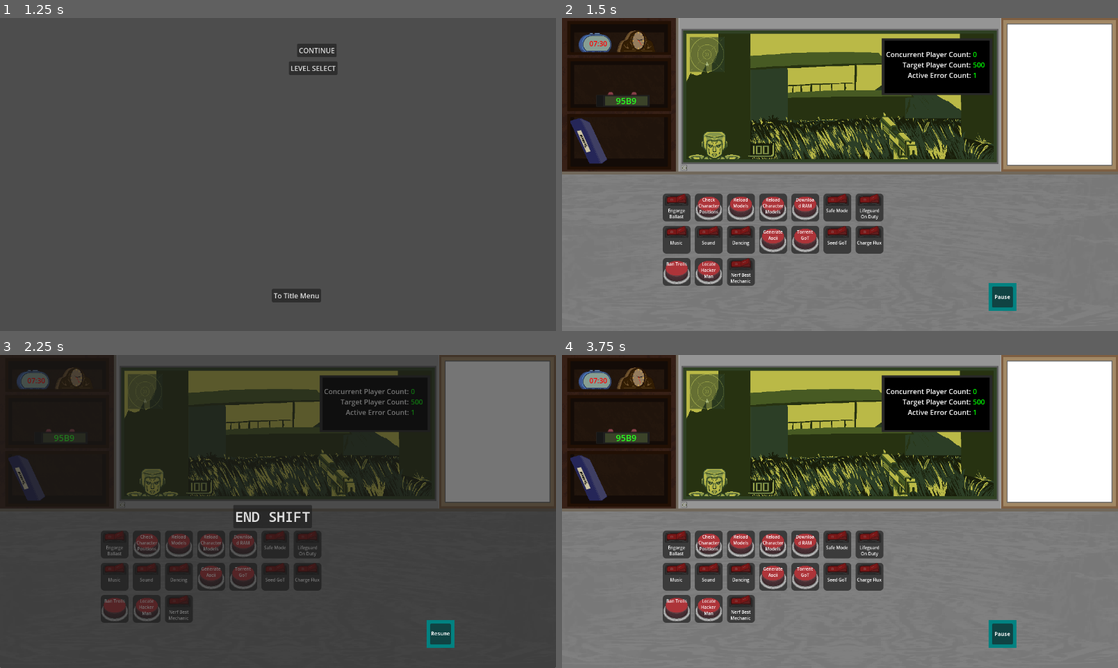
Above: before the commit, frames 1-4 (two rows, left to right).
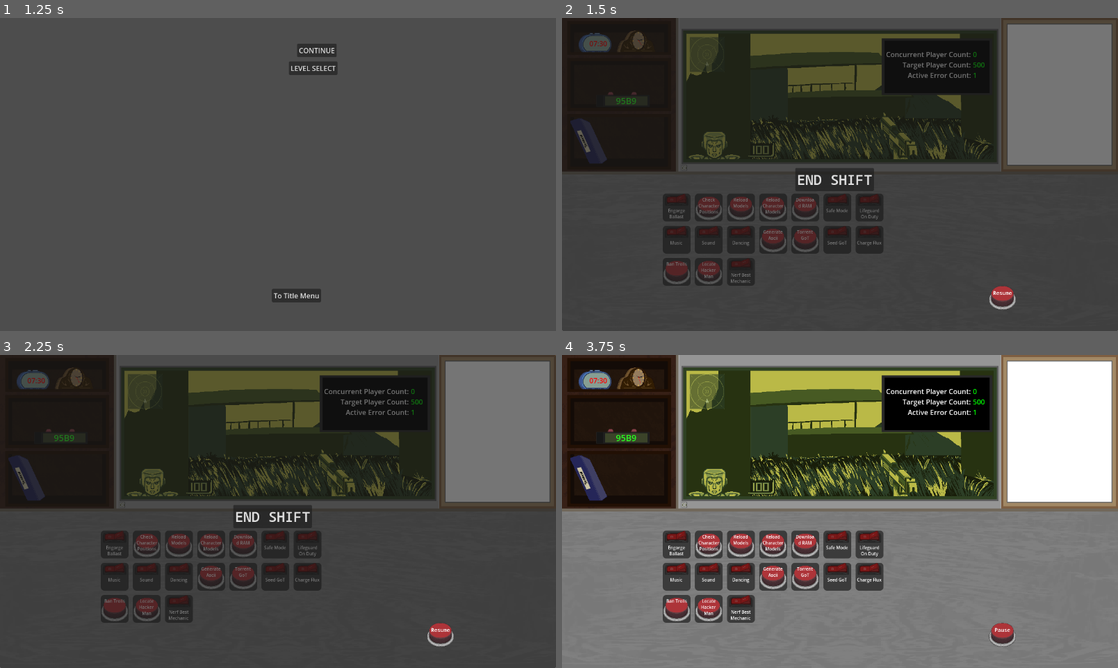
Above: after the commit, the same moments.

Repository: Carth501/team-ferret
Game: Godot game, scene res://scenes/main_menu.tscn
Same seed, same stepped clock (60 frames per second), same inputs: the game is played once before the commit and once after it. Sound files missing from this copy of the repository are replaced by a short silence.
Inputs (mouse positions are in pixels of both pictures, inside the frame that each line leads up to):
- Up to frame 1 (1.25 s): click "NEW GAME" at 0.5 s
- Up to frame 2 (1.5 s): click "CONTINUE" at 1.25 s
- Up to frame 3 (2.25 s): click (439, 633) at 2 s, where only the run before the commit has a clickable "[center]Pause[center]"
- Up to frame 4 (3.75 s): click (706, 545) at 2.77 s; click (1001, 633) at 3.5 s, where only the run before the commit has a clickable "[center]Resume[center]"

Frame 1 is identical in both runs. In frame 2, 71% of the frame differs, in the area x 0-100%, y 0-100%; in frame 3, 0.4%; in frame 4, 0.4%.

Commit message:
Add button textures to resume/pause

Diff:
--- a/scenes/cubicle.tscn
+++ b/scenes/cubicle.tscn
@@ -13,6 +13,8 @@
 [ext_resource type="PackedScene" uid="uid://df8c2ke4hukg1" path="res://scenes/cpc_calculator.tscn" id="7_dldy6"]
 [ext_resource type="Texture2D" uid="uid://u3cxigegidwc" path="res://assets/images/gun_frames/TS_Deagle_0000.png" id="9_h5isx"]
 [ext_resource type="Texture2D" uid="uid://iooyorr188rf" path="res://assets/images/gun_frames/TS_Deagle_0003.png" id="10_b2c4q"]
+[ext_resource type="Texture2D" uid="uid://dq86iwrmkc0io" path="res://assets/images/modules/button_up.png" id="10_g5vjq"]
+[ext_resource type="Texture2D" uid="uid://bv8m88nlesnui" path="res://assets/images/modules/button_pushed.png" id="11_clqwg"]
 [ext_resource type="Texture2D" uid="uid://c3lrx6patuean" path="res://assets/images/gun_frames/TS_Deagle_0004.png" id="11_jmrc1"]
 [ext_resource type="Texture2D" uid="uid://csk45deete1px" path="res://assets/images/gun_frames/TS_Deagle_0005.png" id="12_jcpxg"]
 [ext_resource type="Texture2D" uid="uid://dtj1h1hi3lx68" path="res://assets/images/gun_frames/TS_Deagle_0006.png" id="13_v23kw"]
@@ -27,8 +29,25 @@
 [ext_resource type="FontFile" uid="uid://btdpylpyn7vym" path="res://assets/fonts/NotoSansMono-SemiBold.ttf" id="23_830fa"]
 [ext_resource type="AudioStream" uid="uid://dvy7v54gje51" path="res://assets/audio/music/LVL 1.mp3" id="23_colnk"]
 [ext_resource type="Theme" uid="uid://c0tgdmxgi26hi" path="res://assets/themes/tots_theme.tres" id="23_w6ohv"]
-[ext_resource type="PackedScene" uid="uid://dgq28i1enktnj" path="res://scenes/analogClock.tscn" id="26_h27ps"]
+[ext_resource type="PackedScene" uid="uid://c1xnuqltbwh8n" path="res://scenes/analogClock.tscn" id="26_h27ps"]
 [ext_resource type="AudioStream" uid="uid://bwbj66lune5jd" path="res://assets/audio/music/EOD Music.mp3" id="26_rtvup"]
+
+[sub_resource type="SpriteFrames" id="SpriteFrames_0rx6q"]
+animations = [{
+"frames": [{
+"duration": 1.0,
+"texture": ExtResource("10_g5vjq")
+}, {
+"duration": 1.0,
+"texture": ExtResource("11_clqwg")
+}, {
+"duration": 1.0,
+"texture": ExtResource("10_g5vjq")
+}],
+"loop": false,
+"name": &"click",
+"speed": 15.0
+}]
 
 [sub_resource type="SpriteFrames" id="SpriteFrames_bn0dg"]
 animations = [{
@@ -73,18 +92,14 @@
 "speed": 25.0
 }]
 
-[node name="Cubicle" type="Node" node_paths=PackedStringArray("control_panel", "timer_corral", "game_timer", "error_factory_controller", "manual_instance", "level_clock_handler", "pause_curtain", "pause_button", "resume_button")]
+[node name="Cubicle" type="Node" node_paths=PackedStringArray("control_panel", "timer_corral", "game_timer", "error_factory_controller", "manual_instance", "level_clock_handler")]
 script = ExtResource("1_b5jef")
-current_level_id = "test"
-control_panel = NodePath("ScrollContainer/Control")
+control_panel = NodePath("ScrollContainer/Module Panel")
 timer_corral = NodePath("Timer Corral")
 game_timer = NodePath("Timer")
 error_factory_controller = NodePath("ErrorFactory")
 manual_instance = NodePath("manual")
 level_clock_handler = NodePath("level clock")
-pause_curtain = NodePath("pause curtain")
-pause_button = NodePath("ScrollContainer/Control/Pause Button")
-resume_button = NodePath("pause curtain/Resume Button")
 
 [node name="Cubicle" type="Control" parent="."]
 layout_mode = 3
@@ -155,12 +170,12 @@
 size_flags_horizontal = 3
 size_flags_vertical = 3
 
-[node name="Control" type="Control" parent="ScrollContainer"]
+[node name="Module Panel" type="Control" parent="ScrollContainer"]
 layout_mode = 2
 size_flags_horizontal = 3
 size_flags_vertical = 3
 
-[node name="Pause Button" type="Control" parent="ScrollContainer/Control" node_paths=PackedStringArray("rtl_object", "internal_button")]
+[node name="Pause Button" type="Control" parent="ScrollContainer/Module Panel" node_paths=PackedStringArray("rtl_object", "internal_button")]
 layout_mode = 3
 anchors_preset = 0
 offset_left = 750.0
@@ -168,31 +183,31 @@
 offset_right = 750.0
 offset_bottom = 206.0
 script = ExtResource("21_sb4bn")
-rtl_object = NodePath("../../../pause curtain/Resume Button/Button/RichTextLabel")
+rtl_object = NodePath("../../../pause curtain/Resume Button/RichTextLabel")
 internal_button = NodePath("Button")
 
-[node name="ColorRect" type="ColorRect" parent="ScrollContainer/Control/Pause Button"]
+[node name="anim_button" type="AnimatedSprite2D" parent="ScrollContainer/Module Panel/Pause Button"]
+position = Vector2(32, 32)
+scale = Vector2(0.4, 0.4)
+sprite_frames = SubResource("SpriteFrames_0rx6q")
+animation = &"click"
+
+[node name="Button" type="Button" parent="ScrollContainer/Module Panel/Pause Button"]
+modulate = Color(1, 1, 1, 0)
 layout_mode = 0
 offset_right = 64.0
 offset_bottom = 64.0
-color = Color(0.00392157, 0.509804, 0.505882, 1)
-
-[node name="Button" type="Button" parent="ScrollContainer/Control/Pause Button"]
+
+[node name="click_player" parent="ScrollContainer/Module Panel/Pause Button/Button" instance=ExtResource("21_aqy75")]
+
+[node name="RichTextLabel" type="RichTextLabel" parent="ScrollContainer/Module Panel/Pause Button"]
 layout_mode = 0
 offset_left = 8.0
-offset_top = 8.0
-offset_right = 56.0
-offset_bottom = 56.0
-
-[node name="click_player" parent="ScrollContainer/Control/Pause Button/Button" instance=ExtResource("21_aqy75")]
-
-[node name="RichTextLabel" type="RichTextLabel" parent="ScrollContainer/Control/Pause Button/Button"]
-layout_mode = 0
-offset_top = 15.0
-offset_right = 120.0
-offset_bottom = 98.0
+offset_top = 14.0
+offset_right = 128.0
+offset_bottom = 97.0
 scale = Vector2(0.4, 0.4)
-mouse_filter = 1
+mouse_filter = 2
 theme_override_fonts/normal_font = ExtResource("23_830fa")
 theme_override_font_sizes/normal_font_size = 30
 bbcode_enabled = true
@@ -227,7 +242,6 @@
 offset_bottom = -383.0
 
 [node name="pause curtain" type="Panel" parent="."]
-visible = false
 anchors_preset = 15
 anchor_right = 1.0
 anchor_bottom = 1.0
@@ -241,31 +255,31 @@
 offset_right = 982.0
 offset_bottom = 610.0
 script = ExtResource("21_sb4bn")
-rtl_object = NodePath("Button/RichTextLabel")
+rtl_object = NodePath("RichTextLabel")
 internal_button = NodePath("Button")
 
-[node name="ColorRect" type="ColorRect" parent="pause curtain/Resume Button"]
+[node name="anim_button" type="AnimatedSprite2D" parent="pause curtain/Resume Button"]
+position = Vector2(32, 32)
+scale = Vector2(0.4, 0.4)
+sprite_frames = SubResource("SpriteFrames_0rx6q")
+animation = &"click"
+
+[node name="Button" type="Button" parent="pause curtain/Resume Button"]
+modulate = Color(1, 1, 1, 0)
 layout_mode = 0
 offset_right = 64.0
 offset_bottom = 64.0
-color = Color(0.00392157, 0.509804, 0.505882, 1)
-
-[node name="Button" type="Button" parent="pause curtain/Resume Button"]
+
+[node name="click_player" parent="pause curtain/Resume Button/Button" instance=ExtResource("21_aqy75")]
+
+[node name="RichTextLabel" type="RichTextLabel" parent="pause curtain/Resume Button"]
 layout_mode = 0
 offset_left = 8.0
-offset_top = 8.0
-offset_right = 56.0
-offset_bottom = 56.0
-
-[node name="click_player" parent="pause curtain/Resume Button/Button" instance=ExtResource("21_aqy75")]
-
-[node name="RichTextLabel" type="RichTextLabel" parent="pause curtain/Resume Button/Button"]
-layout_mode = 0
 offset_top = 14.0
-offset_right = 120.0
+offset_right = 128.0
 offset_bottom = 99.0
 scale = Vector2(0.4, 0.4)
-mouse_filter = 1
+mouse_filter = 2
 theme_override_fonts/normal_font = ExtResource("23_830fa")
 theme_override_font_sizes/normal_font_size = 30
 bbcode_enabled = true
--- a/scripts/cubicle.gd
+++ b/scripts/cubicle.gd
@@ -4,19 +4,19 @@
 signal diagetic_error_resolved(error_id)
 signal module_triggered(module_id: String)
 
-@export var current_level_id: String
 @export var control_panel: Control
 @export var timer_corral: Node
 @export var game_timer: Timer
 @export var error_factory_controller: error_factory
 @export var manual_instance: manual
 @export var level_clock_handler: level_clock
-@export var pause_curtain: Panel
-@export var pause_button: button_module
-@export var resume_button: button_module
+@onready var pause_curtain := $"pause curtain"
+@onready var pause_button := $"ScrollContainer/Module Panel/Pause Button"
+@onready var resume_button := $"pause curtain/Resume Button"
 @onready var level_music := $"Level Music"
 @onready var danger_music := $"Danger Music"
 @onready var cpc_calc := $CpcCalculator
+var current_level_id: String
 var data: data_libraries_single
 var loader: level_loader
 var current_level
@@ -179,6 +179,7 @@
 	error_factory_controller.set_error_list(error_catalogue)
 
 func toggle_pause():
+	print("toggle_pause")
 	paused = !paused
 	pause_curtain.visible = paused
 	if(paused):
Not shown: 2 places in scenes/cubicle.tscn that only renumber resources
